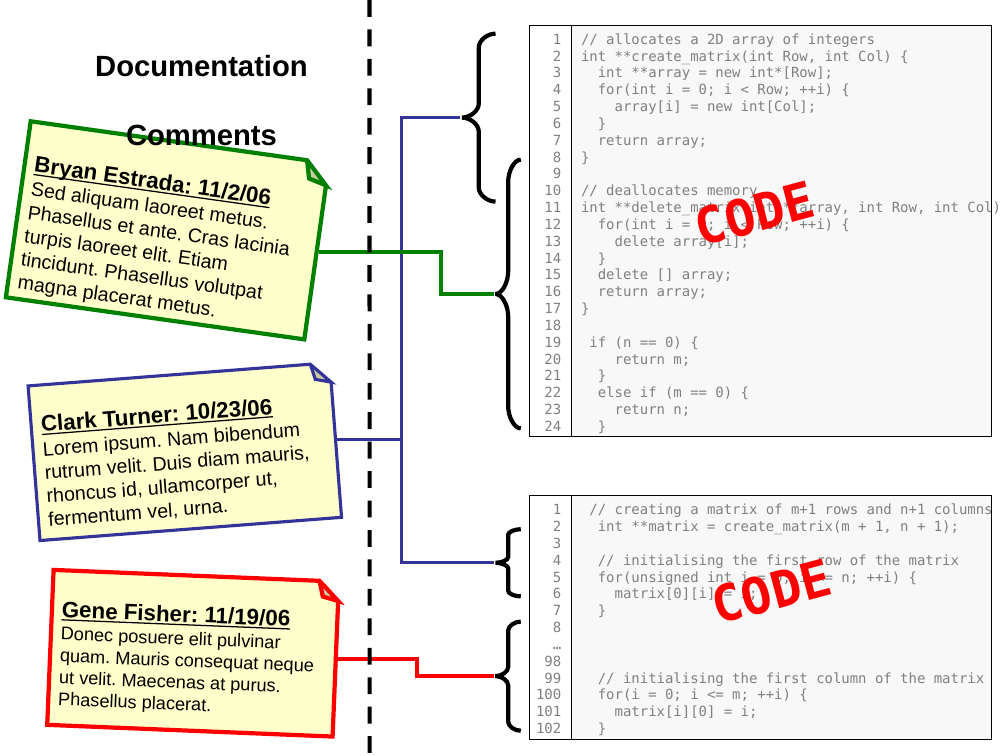
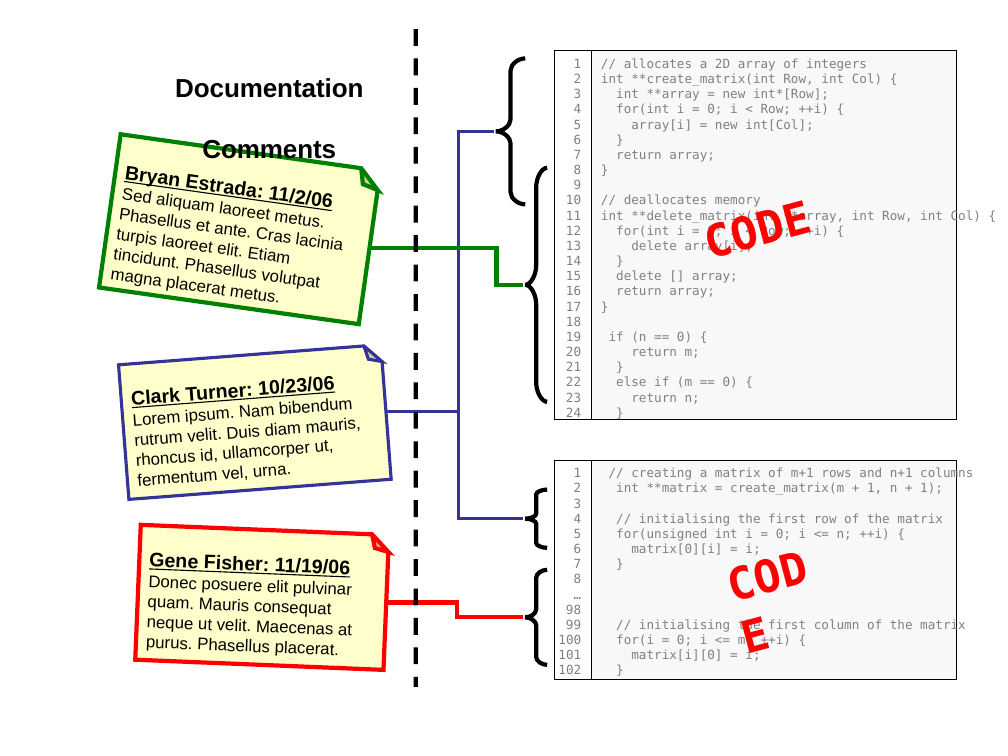
Before and after one commit to bestrada/bestrada, a slide deck: slide 1 of CSC508/prudence/images/figures.ppt. Drawn at 1008x756 pixels with LibreOffice and Linux fonts; fonts in the diff are those of the drawing. Boxes give left, top, right and bottom in pixels: in the first picture for what was removed or moved away, otherwise in the second. Text is boxed around its words. In the diff, an @@ line names an element or a change of style, - is before the commit and + after.

```diff
--- a/CSC508/prudence/images/figures.ppt
+++ b/CSC508/prudence/images/figures.ppt
@@ line moved from (370, 0) - (370, 756) to (415, 29) - (415, 686) @@
@@ size 36 to 32 pt in 3 elements at (x1=686, y1=180, x2=827, y2=275), (x1=710, y1=526, x2=856, y2=671), (x1=175, y1=78, x2=363, y2=164) @@
@@ text "Documentation Comments" moved from (x1=95, y1=54, x2=308, y2=151) to (x1=175, y1=78, x2=363, y2=164) @@
@@ freeform shape resized from (x1=462, y1=33, x2=495, y2=202) to (x1=496, y1=58, x2=525, y2=205) @@
@@ rectangle "1" resized from (x1=529, y1=25, x2=572, y2=436) to (x1=554, y1=51, x2=591, y2=420) @@
@@ rectangle "// allocates a 2D array ..." resized from (x1=572, y1=25, x2=992, y2=436) to (x1=591, y1=51, x2=957, y2=420) @@
@@ folded corner "Bryan Estrada: 11/2/06" resized from (x1=6, y1=121, x2=329, y2=339) to (x1=99, y1=135, x2=380, y2=325) @@
@@ folded corner "Bryan Estrada: 11/2/06" at (x1=99, y1=135, x2=380, y2=325): size 16 to 14 pt in "Bryan Estrada: 11/2/06"; size 14 to 12 pt in "Sed aliquam laoreet metus. Phasellus et ante. ..." @@
@@ elbow line moved from (460, 118) - (337, 439) to (494, 131) - (387, 411) @@
@@ freeform shape resized from (x1=496, y1=159, x2=521, y2=428) to (x1=525, y1=168, x2=547, y2=402) @@
@@ text "CODE" moved from (x1=677, y1=159, x2=831, y2=264) to (x1=686, y1=180, x2=827, y2=275) @@
@@ elbow line moved from (319, 252) - (494, 294) to (372, 248) - (523, 285) @@
@@ folded corner "Clark Turner: 10/23/06" resized from (x1=28, y1=363, x2=341, y2=541) to (x1=118, y1=345, x2=391, y2=500) @@
@@ folded corner "Clark Turner: 10/23/06" at (x1=118, y1=345, x2=391, y2=500): size 16 to 14 pt in "Clark Turner: 10/23/06"; size 14 to 12 pt in "Lorem ipsum. Nam bibendum rutrum velit. Duis ..." @@
@@ elbow line moved from (337, 439) - (494, 562) to (387, 411) - (523, 519) @@
@@ size 10 to 9 pt in 4 elements at (x1=591, y1=51, x2=957, y2=420), (x1=554, y1=51, x2=591, y2=420), (x1=591, y1=461, x2=957, y2=679), (x1=554, y1=461, x2=591, y2=679) @@
@@ rectangle "1" resized from (x1=529, y1=496, x2=572, y2=740) to (x1=554, y1=461, x2=591, y2=679) @@
@@ rectangle "// creating a matrix of ..." resized from (x1=572, y1=496, x2=992, y2=740) to (x1=591, y1=461, x2=957, y2=679) @@
@@ freeform shape resized from (x1=496, y1=529, x2=521, y2=597) to (x1=525, y1=490, x2=547, y2=548) @@
@@ folded corner "Gene Fisher: 11/19/06" resized from (x1=47, y1=570, x2=339, y2=736) to (x1=135, y1=525, x2=389, y2=670) @@
@@ folded corner "Gene Fisher: 11/19/06" at (x1=135, y1=525, x2=389, y2=670): size 16 to 14 pt in "Gene Fisher: 11/19/06"; size 13 to 12 pt in "Donec posuere elit pulvinar quam. Mauris consequat ..." @@
@@ text "CODE" moved from (x1=694, y1=537, x2=848, y2=642) to (x1=710, y1=526, x2=856, y2=671) @@
@@ freeform shape resized from (x1=496, y1=622, x2=521, y2=731) to (x1=525, y1=570, x2=547, y2=664) @@
@@ elbow line moved from (338, 659) - (494, 676) to (388, 603) - (523, 618) @@
```
Also in this commit, not shown: 3 other slides changed, 1 slide added, 16 other files.
